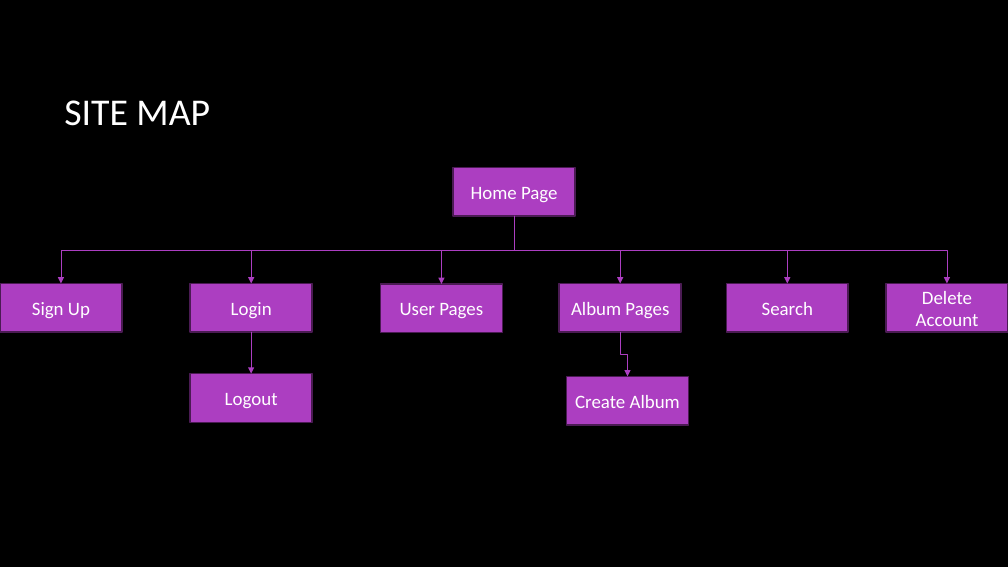
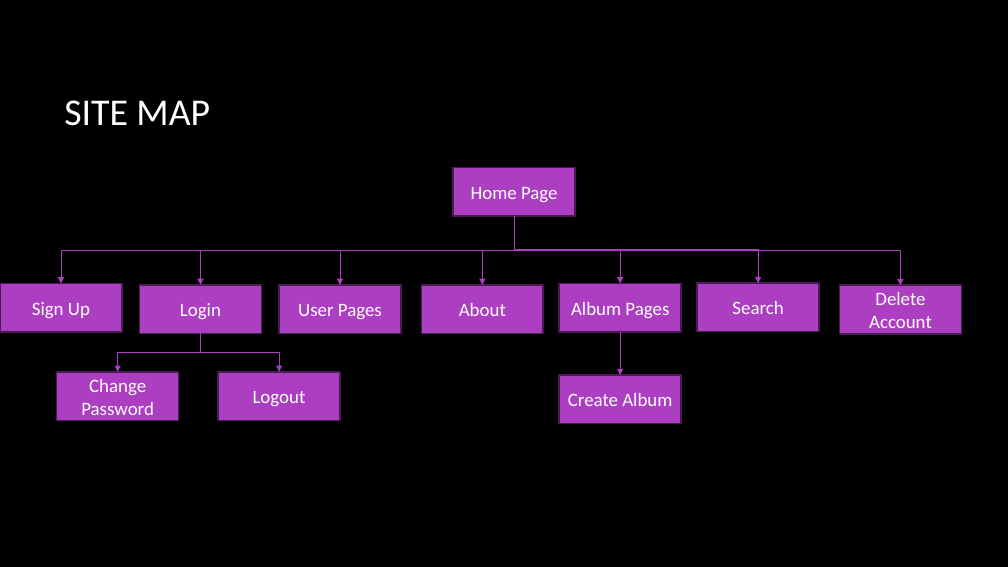
Before and after one commit to MalachyMcGinnity/WAD2GroupProject, a slide deck: slide 13 of WAD2 Group Project Design Spec.pptx. Drawn at 1008x567 pixels with LibreOffice and Linux fonts; fonts in the diff are those of the drawing; background and template pictures are left out. Boxes give left, top, right and bottom in pixels: in the first picture for what was removed or moved away, otherwise in the second. Text is boxed around its words. In the diff, an @@ line names an element or a change of style, - is before the commit and + after.

Commit message:
Added pages to Site Map, URL Design. Minor changes to User Personas

```diff
--- a/WAD2 Group Project Design Spec.pptx
+++ b/WAD2 Group Project Design Spec.pptx
@@ elbow arrow moved from (514, 216) - (251, 284) to (514, 216) - (200, 285) @@
@@ elbow arrow moved from (514, 216) - (442, 284) to (514, 216) - (340, 285) @@
@@ elbow arrow added from (514, 216) to (482, 285), #AC3EC1 0.75 pt @@
@@ elbow arrow moved from (514, 216) - (787, 284) to (514, 216) - (758, 283) @@
@@ elbow arrow moved from (514, 216) - (948, 284) to (514, 216) - (901, 285) @@
@@ rectangle "Login" moved from (x1=191, y1=284, x2=312, y2=332) to (x1=140, y1=285, x2=262, y2=333) @@
@@ rectangle "User Pages" moved from (x1=380, y1=284, x2=502, y2=333) to (x1=279, y1=285, x2=401, y2=333) @@
@@ rectangle added at (x1=421, y1=285, x2=543, y2=333), fill #AC3EC1, outline #4B1B55 1.5 pt, 18 pt, text #FFFFFF @@
+About
@@ rectangle "Search" moved from (x1=727, y1=284, x2=848, y2=332) to (x1=697, y1=283, x2=819, y2=331) @@
@@ rectangle "Delete Account" moved from (x1=886, y1=284, x2=1008, y2=332) to (x1=839, y1=285, x2=961, y2=333) @@
@@ elbow arrow added from (200, 333) to (118, 372), #AC3EC1 0.75 pt @@
@@ elbow arrow moved from (251, 332) - (251, 374) to (200, 333) - (279, 372) @@
@@ elbow arrow moved from (620, 332) - (628, 377) to (620, 332) - (620, 375) @@
@@ rectangle added at (x1=57, y1=372, x2=178, y2=420), fill #AC3EC1, outline #4B1B55 1.5 pt, 18 pt, text #FFFFFF @@
+Change Password
@@ rectangle "Logout" moved from (x1=191, y1=374, x2=312, y2=422) to (x1=218, y1=372, x2=340, y2=420) @@
@@ rectangle "Create Album" moved from (x1=566, y1=377, x2=688, y2=425) to (x1=560, y1=375, x2=681, y2=423) @@
```
Also in this commit, not shown: 5 other slides changed.
